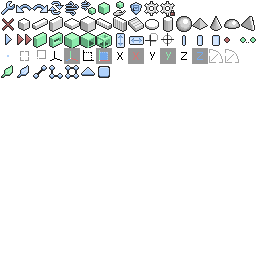
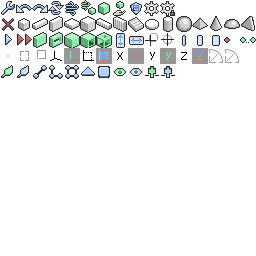
Layer changes from the first 256px x 256px image to the second:
painted on "icons.png" over bbox(114, 66, 175, 78)
